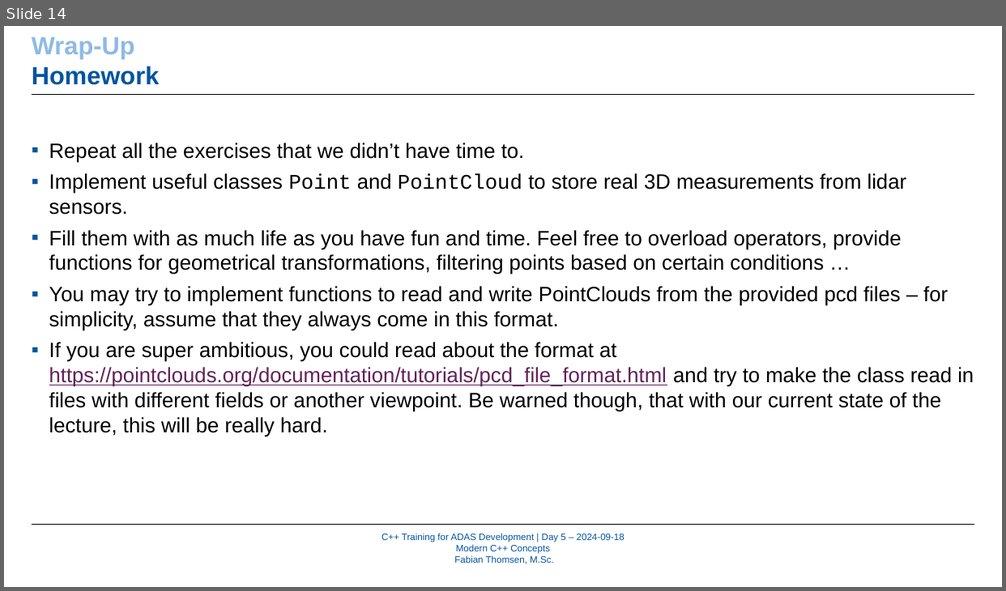
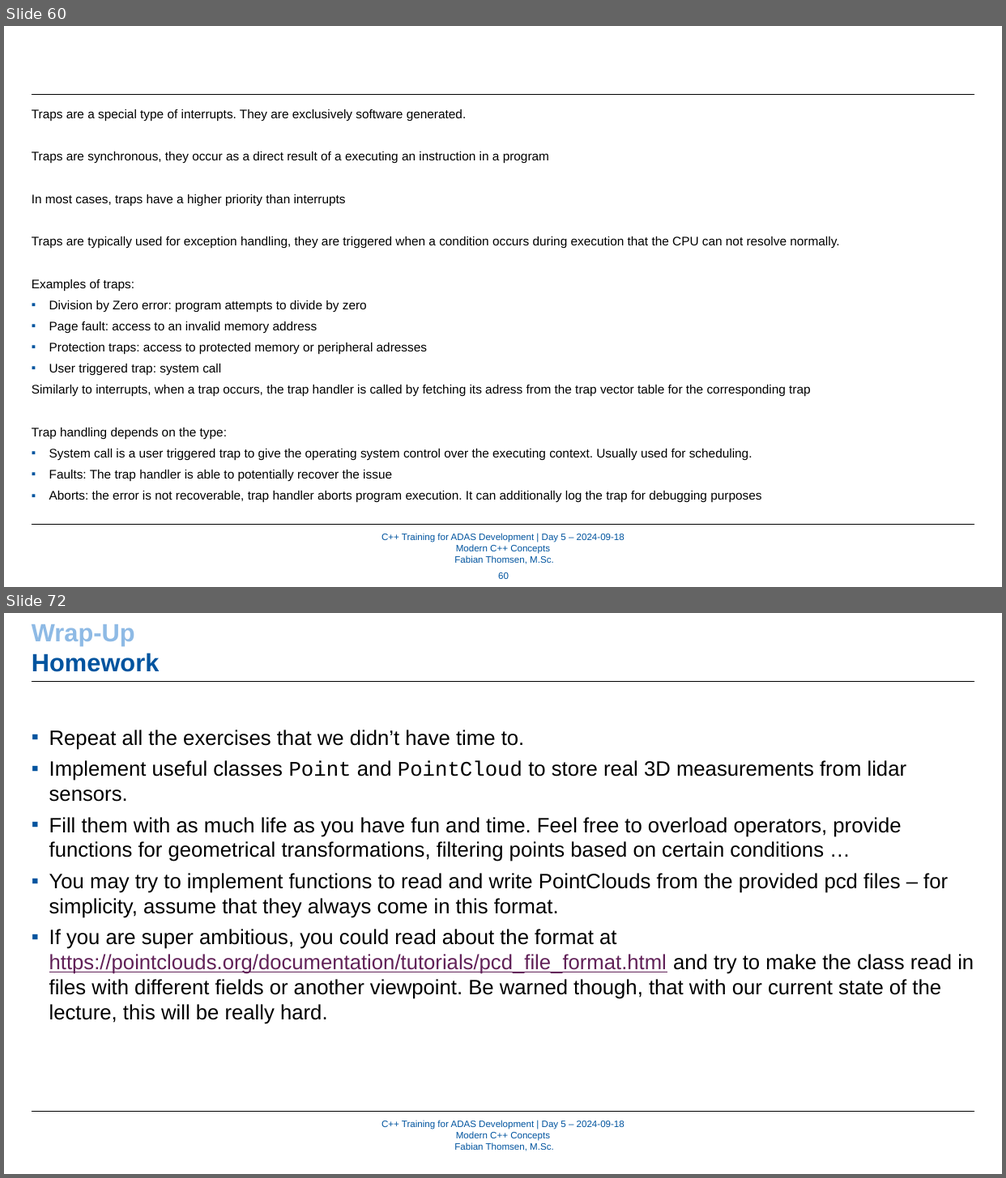
Before and after one commit to WhR4Ven/Diss_Dokument, a slide deck: Vortrag/05_ModernCPPConcepts_Part1 - Kopie.pptx. Shown one above the other, each under a label of ours: slide 14 before the commit, slides 60 and 72 after it; the slides between them are not shown. The pictures are 1006x591 and 1006x1178 pixels, drawn with LibreOffice and Linux fonts; fonts in the diff are those of the drawing; background and template pictures are left out. Boxes give left, top, right and bottom in pixels: in the first picture for what was removed or moved away, otherwise in the second. Text is boxed around its words. In the diff, an @@ line names an element or a change of style, - is before the commit and + after.

```diff
--- a/Vortrag/05_ModernCPPConcepts_Part1 - Kopie.pptx
+++ b/Vortrag/05_ModernCPPConcepts_Part1 - Kopie.pptx
@@ slide 60 added at (4, 26, 1002, 587), background #FFFFFF; not listed: 3 template elements that a slide beside it also shows @@
@@ text added at (32, 109, 839, 503), 12 pt, text #000000 @@
+Traps are a special type of interrupts. They are exclusively software generated.
+Traps are synchronous, they occur as a direct result of a executing an instruction in a program
+In most cases, traps have a higher priority than interrupts
+Traps are typically used for exception handling, they are triggered when a condition occurs during execution that the CPU can not resolve normally.
+Examples of traps:
+▪ Division by Zero error: program attempts to divide by zero
+▪ Page fault: access to an invalid memory address
+▪ Protection traps: access to protected memory or peripheral adresses
+▪ User triggered trap: system call
+Similarly to interrupts, when a trap occurs, the trap handler is called by fetching its adress from the trap vector table for the corresponding trap
+Trap handling depends on the type:
+▪ System call is a user triggered trap to give the operating system control over the executing context. Usually used for scheduling.
+▪ Faults: The trap handler is able to potentially recover the issue
+▪ Aborts: the error is not recoverable, trap handler aborts program execution. It can additionally log the trap for debugging purposes
@@ page number added at (498, 573, 509, 579), 9 pt, text #00549F @@
+60
@@ what was slide 14 is now slide 72 @@
```
Also in this commit, not shown: 4 slides changed, 64 other slides added, 5 slides removed, 13 other files.
